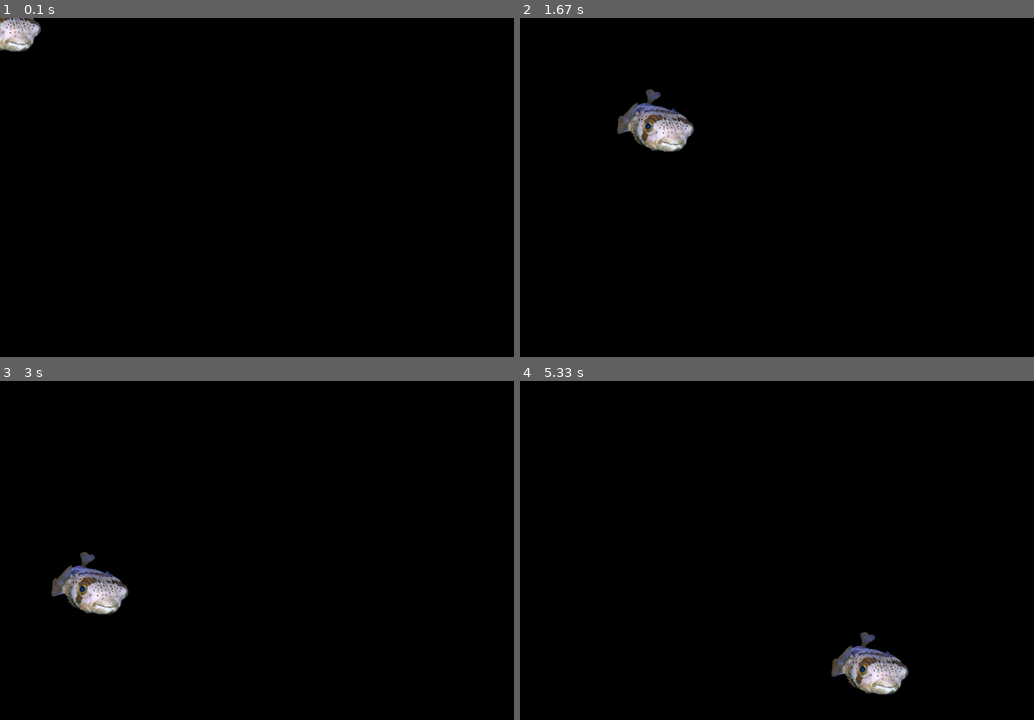
Above: before the commit, frames 1-4 (two rows, left to right).
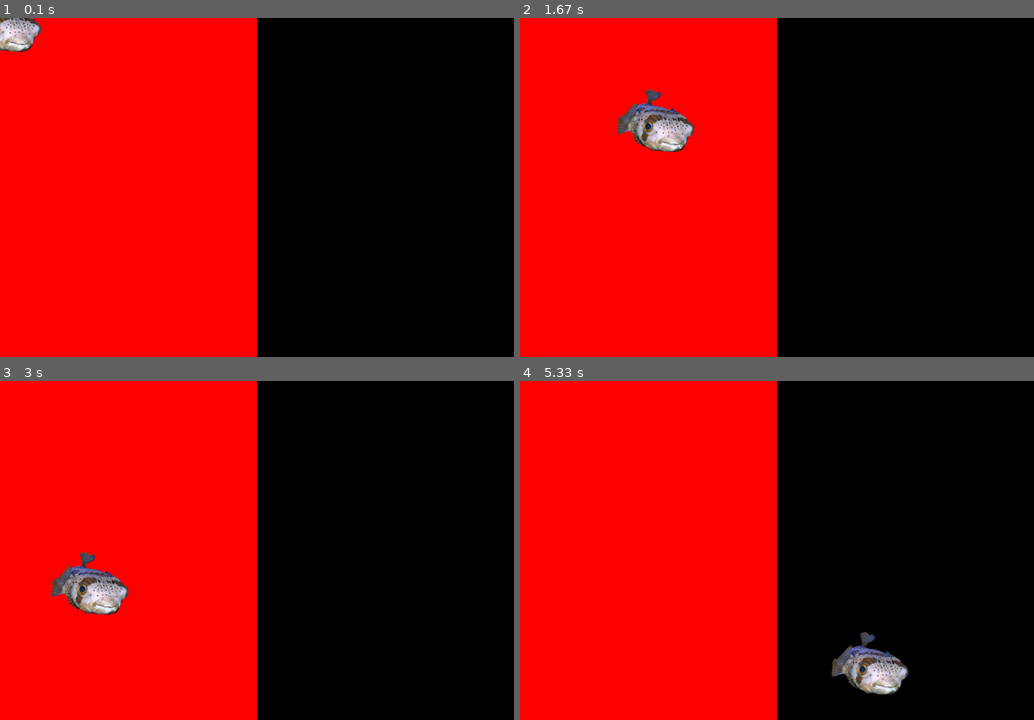
Above: after the commit, the same moments.

Repository: latuszek-piotr/gimnazjum-pygame
Game: pygame game, started from luk.py
Same seed, same stepped clock (60 frames per second), same inputs: the game is played once before the commit and once after it. The source is Python 2; it was converted automatically to run under Python 3.
Inputs (mouse positions are in pixels of both pictures, inside the frame that each line leads up to):
- Up to frame 1 (0.1 s): no input
- Up to frame 2 (1.67 s): click (777, 187) at 0.38 s; click (828, 262) at 0.72 s; click (967, 306) at 1.05 s; click (653, 119) at 1.38 s
- Up to frame 3 (3 s): click (257, 591) at 1.72 s; click (185, 479) at 2.05 s; click (436, 638) at 2.38 s; click (87, 584) at 2.72 s
- Up to frame 4 (5.33 s): click (627, 482) at 3.05 s; click (653, 611) at 3.38 s; click (962, 628) at 3.72 s; click (622, 675) at 4.05 s; click (617, 570) at 4.38 s; click (807, 645) at 4.72 s; click (869, 662) at 5.05 s

The runs differ from the first frame. In frame 1, 49% of the frame differs, in the area x 0-50%, y 0-100%; in frame 2, 48%; in frame 3, 48%; in frame 4, 50%.

Commit message:
w lewej dzwiek jestera kolor w lewej

Diff:
--- a/luk.py
+++ b/luk.py
@@ -26,6 +26,7 @@
             sys.exit(0)
 
 black = (0,0,0)
+red = (255,0,0)
 nazwa_pliku = 'grafika/fugu.png'
 grafika_ryby = pygame.image.load(nazwa_pliku).convert_alpha()
 szerokosc_ryby = grafika_ryby.get_width()
@@ -40,6 +41,7 @@
     input(pygame.event.get())
     screen.fill((black))
     x, y = pygame.mouse.get_pos()
+    pygame.draw.rect(screen,red , (0,0,500,660))
     screen.blit(grafika_ryby, (x-szerokosc_ryby/2, y-wysokosc_ryby/2))
     pygame.display.flip()
     if x < 500 :
